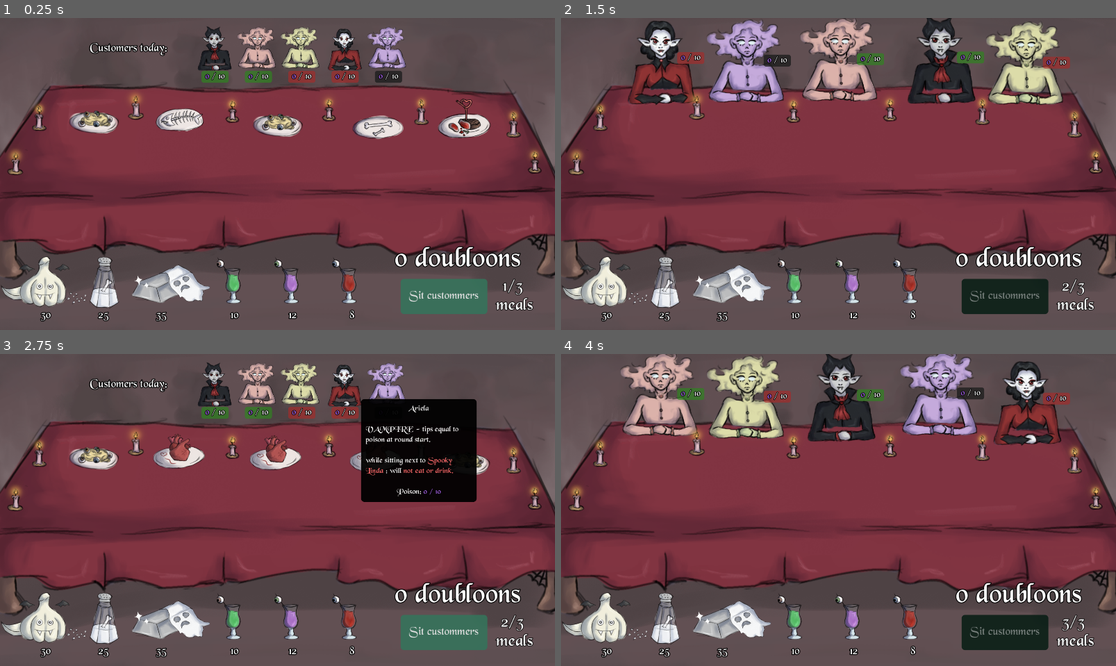
Above: before the commit, frames 1-4 (two rows, left to right).
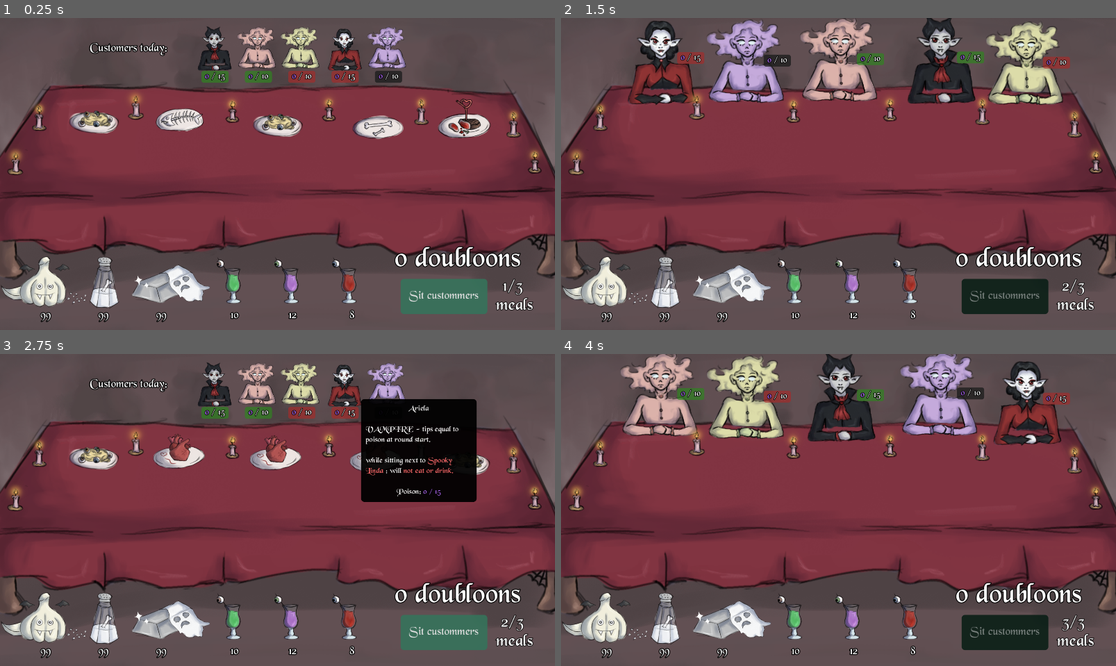
Above: after the commit, the same moments.

Repository: Henrique-Baumegger/godot-fims_food
Game: Godot game, scene res://scripts_and_scenes/main/main.tscn
The game is run twice, just before and just after one commit, with the same random seed, the same clock (stepped at 60 frames per second) and the same inputs.
Inputs (mouse positions are in pixels of both pictures, inside the frame that each line leads up to):
- Up to frame 1 (0.25 s): no input
- Up to frame 2 (1.5 s): click "Sit custommers" at 0.5 s; click "Finish meal" at 1.25 s
- Up to frame 3 (2.75 s): move the mouse to (344, 382) at 2.02 s; click (344, 382) at 2.1 s
- Up to frame 4 (4 s): click "Sit custommers" at 2.75 s; click "Finish meal" at 3.5 s

The runs differ from the first frame. In frame 1, 0.2% of the frame differs, in the area x 7-65%, y 17-98%; in frame 2, 0.2%; in frame 3, 0.3%, in the area x 7-80%, y 17-98%; in frame 4, 0.2%.

Commit message:
CheckBar
CheckBar implemented as a scene and added to the customer. Also added wait up the call stack (customer - table - main)

Diff:
--- a/scripts_and_scenes/UI/check_bar.gd
+++ b/scripts_and_scenes/UI/check_bar.gd
@@ -1,5 +1,5 @@
 extends Control
-
+class_name CheckBar
 
 const fade_in_out_time : float = 0.2
 
@@ -39,7 +39,8 @@
 func _ready() -> void:
 	visible = false
 	bar_width = background.size.x
-	run_check(6, 10, 1.0/2.0)
+	#test:
+	#run_check(6, 10, 0.5)
 
 
 func _appear_and_disappear(appear:bool) -> void:
--- a/scripts_and_scenes/UI/check_bar.tscn
+++ b/scripts_and_scenes/UI/check_bar.tscn
@@ -15,11 +15,12 @@
 expand_margin_bottom = 3.0
 
 [node name="CheckBar" type="Control" unique_id=1162446462]
-custom_minimum_size = Vector2(600, 50)
+z_index = 2
+custom_minimum_size = Vector2(400, 36)
 layout_mode = 3
 anchors_preset = 0
-offset_right = 600.0
-offset_bottom = 50.0
+offset_right = 400.0
+offset_bottom = 36.0
 script = ExtResource("1_ywyfq")
 
 [node name="Border" type="Panel" parent="." unique_id=1992349578]
@@ -41,15 +42,15 @@
 color = Color(0.101960786, 0.101960786, 0.18039216, 1)
 
 [node name="PurpleBar" type="ColorRect" parent="." unique_id=2135349514]
-layout_mode = 0
-offset_right = 330.0
-offset_bottom = 50.0
+layout_mode = 1
+offset_right = 200.0
+offset_bottom = 36.0
 color = Color(0.48235294, 0.1764706, 0.54509807, 1)
 
 [node name="RedZone" type="ColorRect" parent="." unique_id=57260027]
 layout_mode = 0
-offset_right = 150.0
-offset_bottom = 50.0
+offset_right = 100.0
+offset_bottom = 36.0
 color = Color(0.8, 0.16078432, 0.21176471, 1)
 
 [node name="Needle" type="ColorRect" parent="." unique_id=1583027390]
@@ -57,4 +58,4 @@
 layout_mode = 1
 offset_top = -10.0
 offset_right = 4.0
-offset_bottom = 60.0
+offset_bottom = 50.0
--- a/scripts_and_scenes/customer/customer.gd
+++ b/scripts_and_scenes/customer/customer.gd
@@ -20,12 +20,12 @@
 enum Creatures {NONE, VAMPIRE, SKELETON, GHOST}
 const creature_type_description_BBCode : Dictionary[Creatures, String] ={
 	Creatures.GHOST : "[b]GHOST[/b] - tips 15 doubloons on round end if dead.",
-	Creatures.SKELETON : "[b]SKELETON[/b] — doubles its poison after eating; tips 20 upon death",
+	Creatures.SKELETON : "[b]SKELETON[/b] — doubles its poison after eating. tips 20 upon death",
 	Creatures.VAMPIRE : "[b]VAMPIRE[/b] - tips equal to poison at round start."
 	}
 
 const MAX_POISON_NOT_SET : int = -1
-
+const percentage_probability_mult_kill_you : float = float(1)/float(3)
 
 static var id_for_names_and_textures = 0
 
@@ -38,6 +38,7 @@
 ##Must have consistent index with names_per_id and alive_textures_per_id
 @export var dead_textures_per_id : Array[Texture2D] = []
 
+
 var this_instance_id : int
 var customer_name : String
 
@@ -54,14 +55,13 @@
 var left_customer : Customer = null
 var right_customer : Customer = null
 
-var percentage_probability_mult_kill_you : float = float(1)/float(3)
-
 @onready var sprite_2d: Sprite2D = $Sprite2D
 @onready var poison_indicator: PoisonIndicator = $PoisonIndicator
 @onready var tool_tip_area: ToolTipArea = $ToolTipArea
 @onready var collider_of_tool_tip: CollisionShape2D = $ToolTipArea/CollisionShape2D
 @onready var normal_counter_pos: Marker2D = $NormalCounterPos
 @onready var on_list_counter_marker: Marker2D = $ListCounterPost
+@onready var check_bar: CheckBar = $CheckBar
 
 
 #region abstracts
@@ -177,12 +177,10 @@
 
 
 func killing_you_probability_check() -> bool:
-	if dead:
+	if dead or current_poison == 0:
 		return false
-	var probability := percentage_probability_mult_kill_you * (float(current_poison) / float(max_poison))
-	if randf() < probability:
-		return true
-	return false
+	var did_hit_you = await check_bar.run_check(current_poison, max_poison, percentage_probability_mult_kill_you)
+	return did_hit_you
 
 
 func _ready() -> void:
@@ -214,7 +212,6 @@
 	return
 
 
-
 func _set_name_and_texture() -> void:
 	this_instance_id = id_for_names_and_textures
 	id_for_names_and_textures = (id_for_names_and_textures+1) % names_per_id.size()
--- a/scripts_and_scenes/customer/customer.tscn
+++ b/scripts_and_scenes/customer/customer.tscn
@@ -2,6 +2,7 @@
 
 [ext_resource type="Script" uid="uid://dfrgh45gtljxv" path="res://scripts_and_scenes/customer/customer_placeholder.gd" id="1_o22br"]
 [ext_resource type="Texture2D" uid="uid://n4pmgvw48e7n" path="res://art/characters/ghosts/ghost1.png" id="2_nq3sq"]
+[ext_resource type="PackedScene" uid="uid://damrmtcl4tuqm" path="res://scripts_and_scenes/UI/check_bar.tscn" id="5_kip86"]
 [ext_resource type="PackedScene" uid="uid://dv8xa6kl61ahd" path="res://scripts_and_scenes/UI/poison_indicator.tscn" id="12_quc0p"]
 [ext_resource type="PackedScene" uid="uid://qj5l5oibevij" path="res://scripts_and_scenes/UI/tool_tip_area.tscn" id="13_10mlj"]
 
@@ -33,3 +34,9 @@
 
 [node name="ListCounterPost" type="Marker2D" parent="." unique_id=6821710]
 position = Vector2(-44, 72)
+
+[node name="CheckBar" parent="." unique_id=1162446462 instance=ExtResource("5_kip86")]
+offset_left = -200.0
+offset_top = 143.0
+offset_right = 200.0
+offset_bottom = 179.0
--- a/scripts_and_scenes/customer/vampire.tscn
+++ b/scripts_and_scenes/customer/vampire.tscn
@@ -20,7 +20,7 @@
 [node name="Customer" parent="." unique_id=1737731592 instance=ExtResource("1_6fg48")]
 script = ExtResource("1_js6u7")
 creature_type = 1
-max_poison = 10
+max_poison = 15
 names_per_id = Array[String](["Ariela", "Catty", "Chad", "Margareth", "Leek"])
 alive_textures_per_id = Array[Texture2D]([ExtResource("2_wvpbf"), ExtResource("3_78m3r"), ExtResource("4_qfupa"), ExtResource("5_k3gdo"), ExtResource("6_l7adl")])
 dead_textures_per_id = Array[Texture2D]([ExtResource("7_4igmh"), ExtResource("8_hsceg"), ExtResource("9_oayg1"), ExtResource("10_q4a45"), ExtResource("11_up04k")])
--- a/scripts_and_scenes/main/main.gd
+++ b/scripts_and_scenes/main/main.gd
@@ -86,7 +86,7 @@
 	salt.toggle_warm_ingredients_selectability(true)
 	silver.toggle_warm_ingredients_selectability(true)
 
-	table.end_round()
+	await table.end_round()
 	await get_tree().create_timer(wait_time).timeout
 
 	if last_round:
--- a/scripts_and_scenes/main/main.tscn
+++ b/scripts_and_scenes/main/main.tscn
@@ -21,21 +21,21 @@
 [node name="Onion" parent="." unique_id=348821999 instance=ExtResource("1_8ngdv")]
 position = Vector2(150, 940)
 poison_type = 1
-initial_quantity = 30
+initial_quantity = 99
 static_sprite_offset = Vector2(-100, 0)
 current_texture = ExtResource("4_cu7v3")
 
 [node name="Salt" parent="." unique_id=1030776605 instance=ExtResource("1_8ngdv")]
 position = Vector2(350, 940)
 poison_type = 2
-initial_quantity = 25
+initial_quantity = 99
 static_sprite_offset = Vector2(-85, 0)
 current_texture = ExtResource("5_6n4cw")
 
 [node name="Silver" parent="." unique_id=596190691 instance=ExtResource("1_8ngdv")]
 position = Vector2(550, 940)
 poison_type = 3
-initial_quantity = 35
+initial_quantity = 99
 static_sprite_offset = Vector2(-30, 20)
 current_texture = ExtResource("6_86746")
 
--- a/scripts_and_scenes/table/table.gd
+++ b/scripts_and_scenes/table/table.gd
@@ -49,7 +49,7 @@
 func start_round() -> void:
 	_handle_list(true)
 	_new_round_of_food()
-	for c in clients_of_the_day:
+	for c in client_positions_of_this_round:
 		c.start_of_round_ability()
 
 
@@ -60,21 +60,22 @@
 
 
 func end_round() -> void:
-	for c in clients_of_the_day:
+	for c in client_positions_of_this_round:
 		c.eat_and_free_food()
-	for c in clients_of_the_day:
+	for c in client_positions_of_this_round:
 		c.after_eating_ability()
-	for c in clients_of_the_day:
+	for c in client_positions_of_this_round:
 		c.dying_check()
-	for c in clients_of_the_day:
-		if c.killing_you_probability_check():
+	for c in client_positions_of_this_round:
+		var did_hit_you = await c.killing_you_probability_check()
+		if did_hit_you:
 			player_is_killed.emit()
-	for c in clients_of_the_day:
+	for c in client_positions_of_this_round:
 		c.end_of_round_ability()
 
 
 func end_day() -> bool:
-	for c in clients_of_the_day:
+	for c in client_positions_of_this_round:
 		c.end_of_day_ability()
 
 	var you_killed_them_all = true
